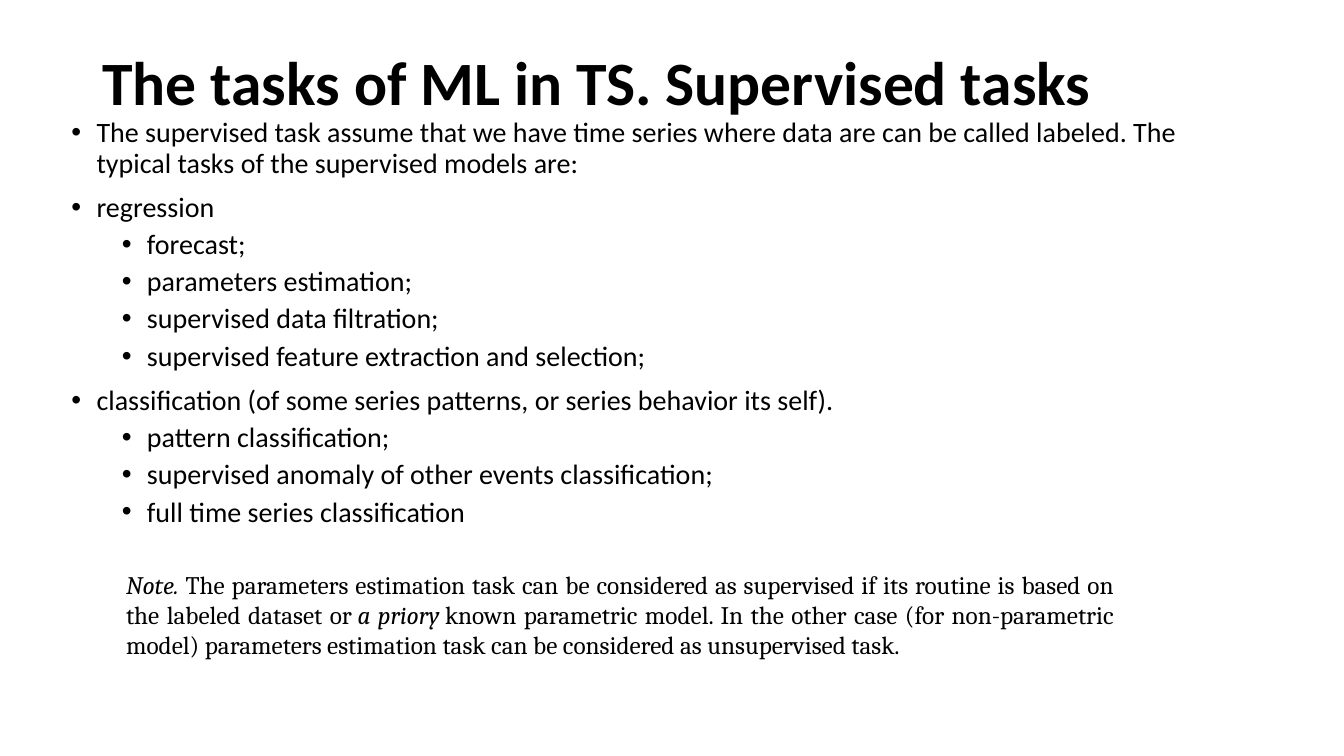
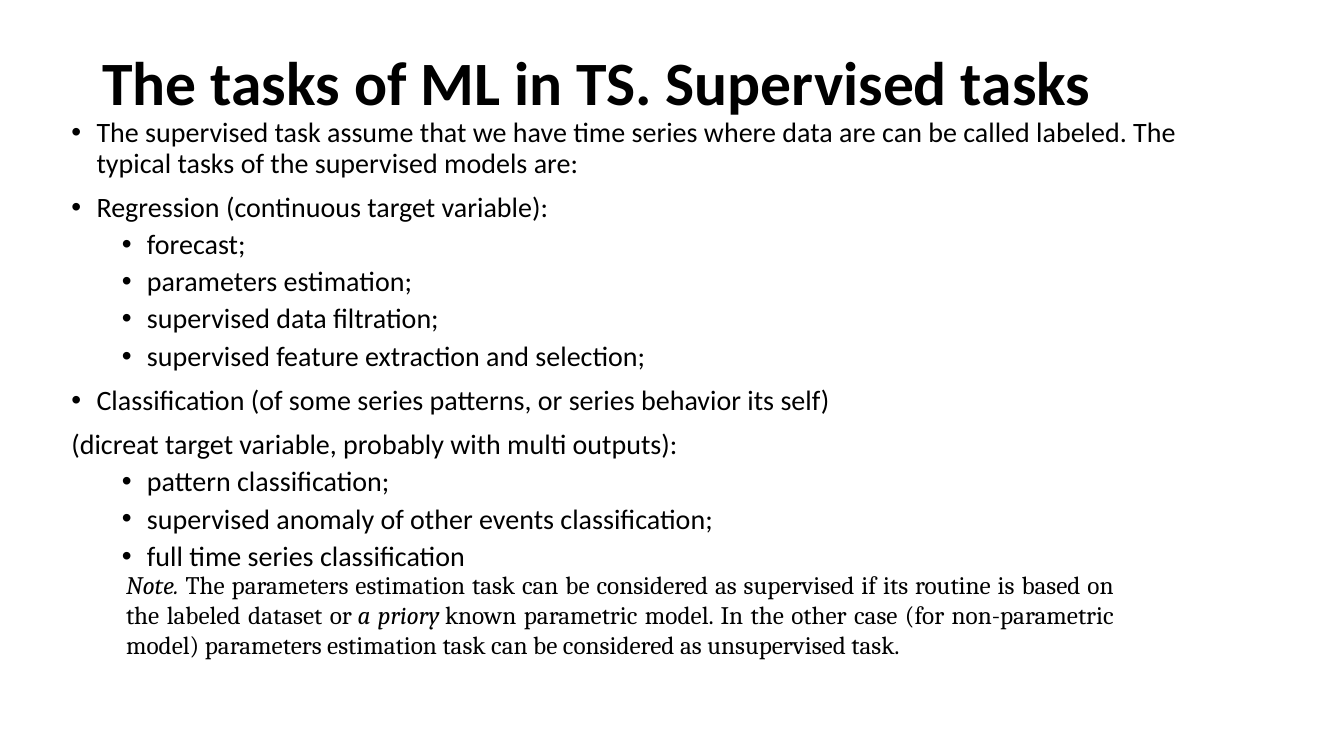
Before and after one commit to MVRonkin/Time-Series-Analysis-Lectures-and-Workshops, a slide deck: slide 3 of lectures/lec6.pptx. Drawn at 1344x756 pixels with LibreOffice and Linux fonts; fonts in the diff are those of the drawing. Boxes give left, top, right and bottom in pixels: in the first picture for what was removed or moved away, otherwise in the second. Text is boxed around its words. In the diff, an @@ line names an element or a change of style, - is before the commit and + after.

```diff
--- a/lectures/lec6.pptx
+++ b/lectures/lec6.pptx
@@ text at <box>97,196,548,222</box>: text changed @@
-• regression
+• Regression (continuous target variable):
@@ text at <box>71,389,830,459</box>: text changed @@
-• classification (of some series patterns, or series behavior its self).
+• Classification (of some series patterns, or series behavior its self)
+(dicreat target variable, probably with multi outputs):
```
Also in this commit, not shown: 4 other slides changed, 4 slides added, 3 other files.
